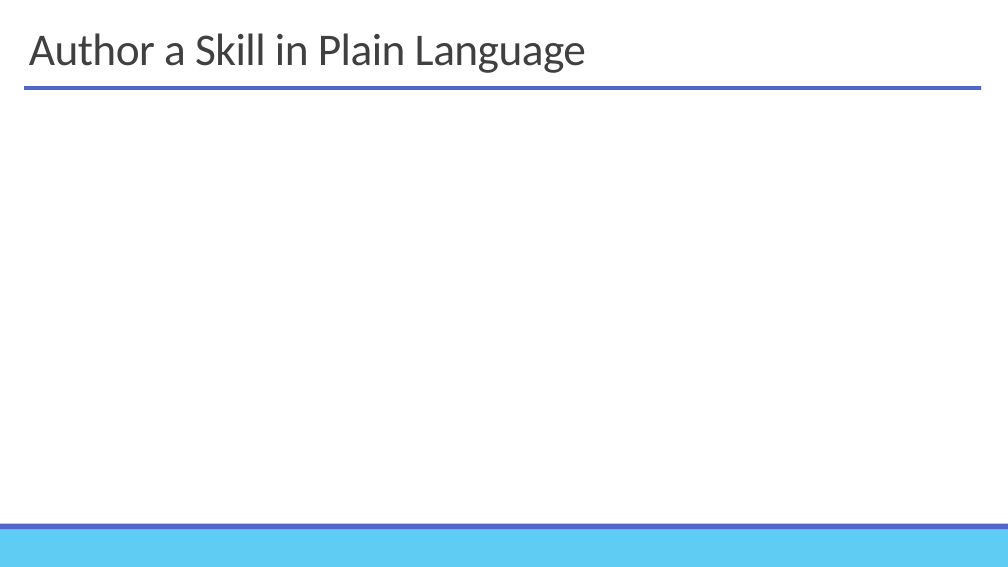
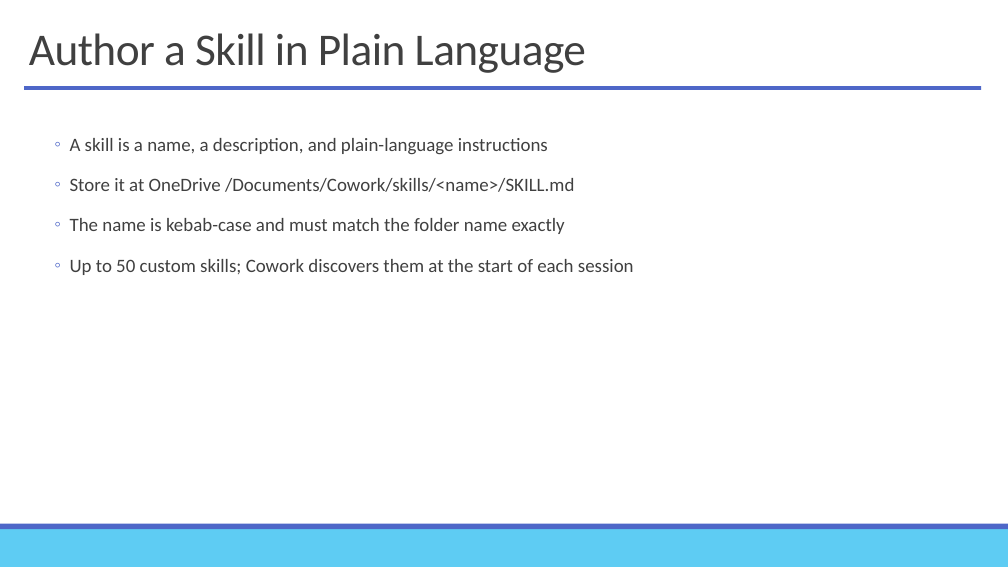
Before and after one commit to alexander-kastil/copilot-studio-agents, a slide deck: slide 12 of assets/pptx/02-Microsoft 365 Copilot Cowork.pptx. Drawn at 1008x567 pixels with LibreOffice and Linux fonts; fonts in the diff are those of the drawing; background and template pictures are left out. Boxes give left, top, right and bottom in pixels: in the first picture for what was removed or moved away, otherwise in the second. Text is boxed around its words. In the diff, an @@ line names an element or a change of style, - is before the commit and + after.

Commit message:
feat(assets): add new presentation and image file
- Added 02-Microsoft 365 Copilot Cowork.pptx to assets/pptx
- Added image.png to instructions

```diff
--- a/assets/pptx/02-Microsoft 365 Copilot Cowork.pptx
+++ b/assets/pptx/02-Microsoft 365 Copilot Cowork.pptx
@@ text added at bbox=[70, 138, 634, 275], 18 pt, text #404040 @@
+  ◦ A skill is a name, a description, and plain-language instructions
+  ◦ Store it at OneDrive /Documents/Cowork/skills/<name>/SKILL.md
+  ◦ The name is kebab-case and must match the folder name exactly
+  ◦ Up to 50 custom skills; Cowork discovers them at the start of each session
```
Also in this commit, not shown: 12 other slides changed, 1 other file.
